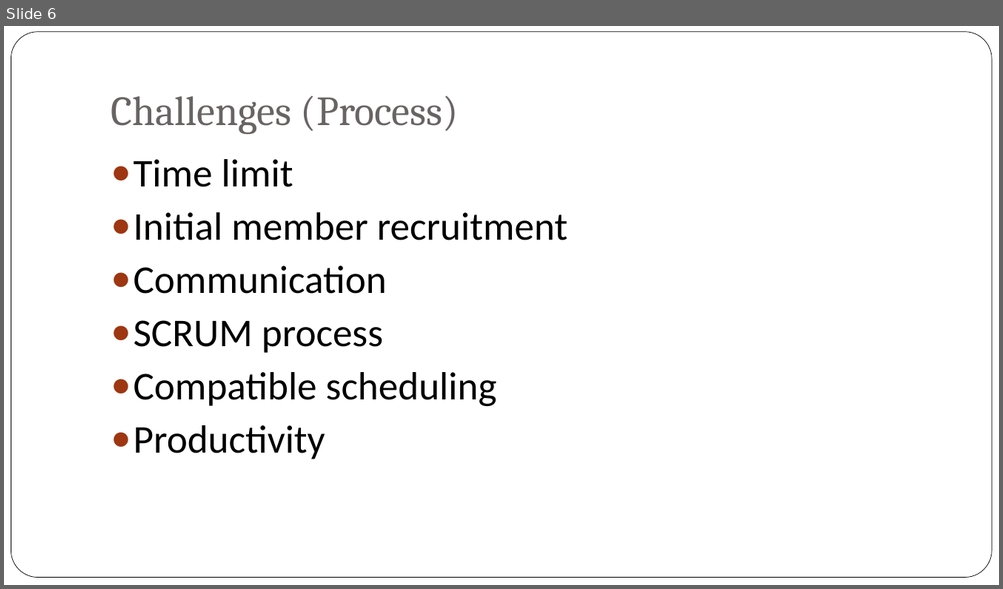
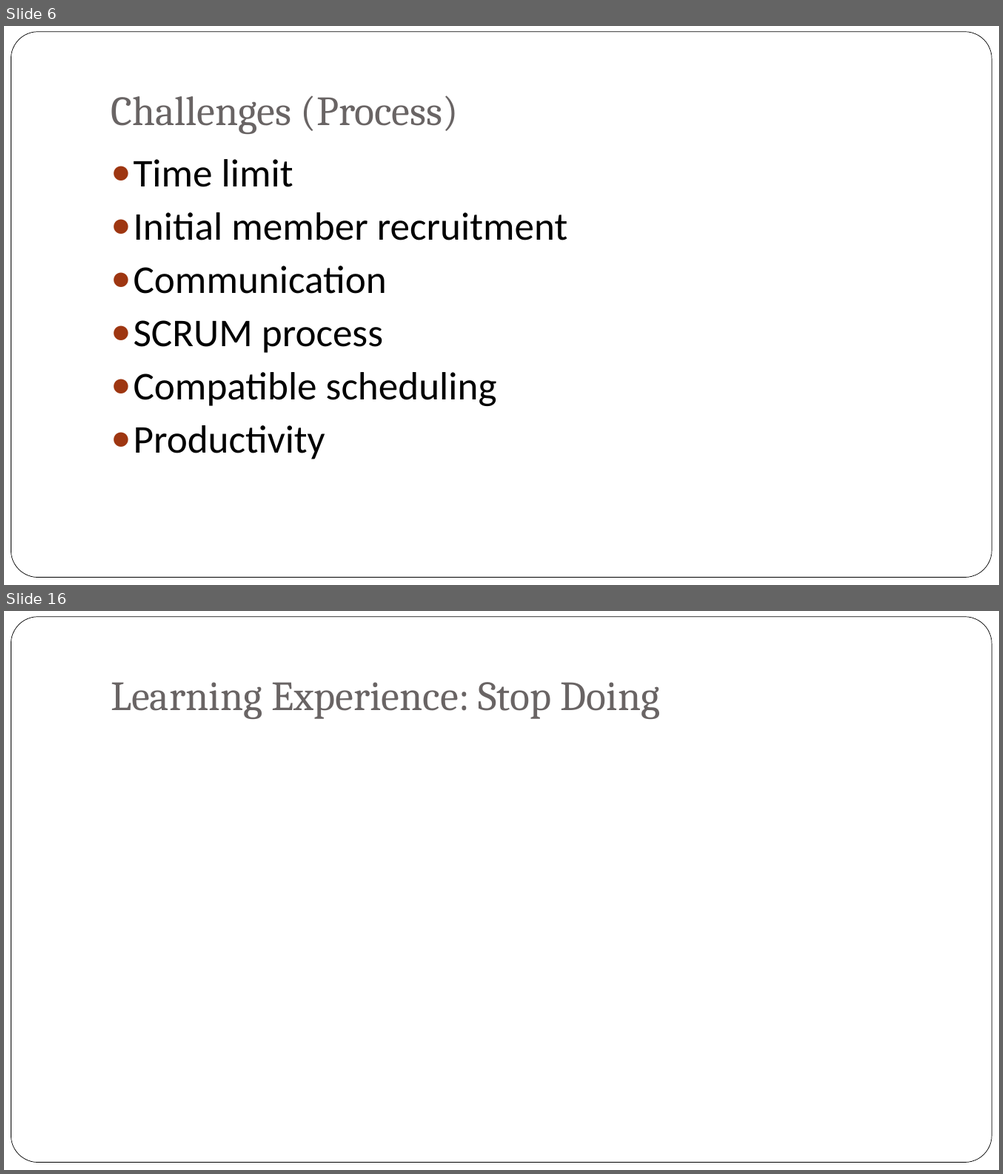
Before and after one commit to bxji/Civic-Duty, a slide deck: presentation/civic_duty_presentation.pptx. Shown one above the other, each under a label of ours: slide 6 before the commit, slides 6 and 16 after it; the slides between them are not shown. The pictures are 1003x589 and 1003x1174 pixels, drawn with LibreOffice and Linux fonts; fonts in the diff are those of the drawing; background and template pictures are left out. Boxes give left, top, right and bottom in pixels: in the first picture for what was removed or moved away, otherwise in the second. Text is boxed around its words. In the diff, an @@ line names an element or a change of style, - is before the commit and + after.

Commit message:
overall title for presentation mostly complete

```diff
--- a/presentation/civic_duty_presentation.pptx
+++ b/presentation/civic_duty_presentation.pptx
@@ slide 16 added at (4, 611, 999, 1170), background picture (left out); not listed: 1 template element that a slide beside it also shows @@
@@ title added at (111, 682, 660, 719), 40 pt, text #696464 @@
+Learning Experience: Stop Doing
```
Also in this commit, not shown: 9 other slides added.
